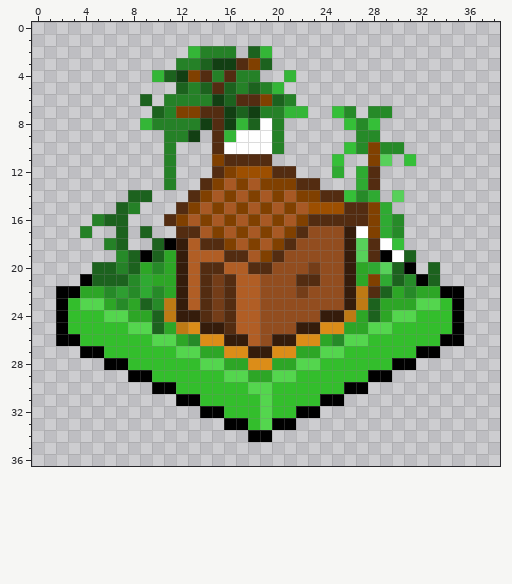
Two states of a pixel-art sprite, app/src/main/res/drawable/house_1.png. Above is the file before it was changed.
The file is 39x37 pixels. Colours within 5 levels of each other are drawn and written as one.
New version:
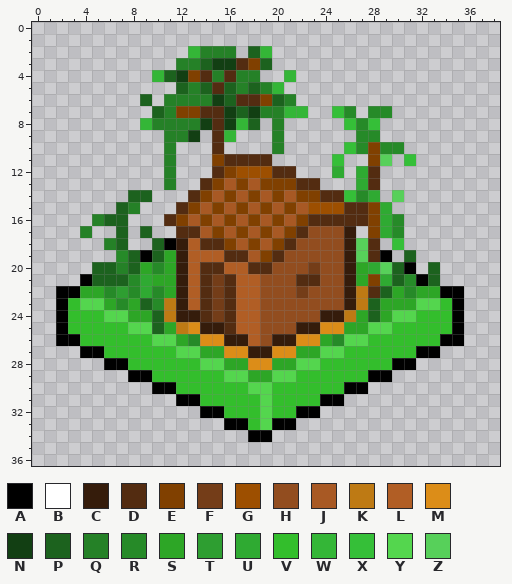
Palette (. is transparent): A #000000  B #ffffff  C #351c0b  D #532c11  E #804000  F #743d18  G #9d4f00  H #924d1f  J #a85924  K #be7a14  L #b15e25  M #dc8d18  N #123f13  P #1c621e  Q #258127  R #268a28  S #2da626  T #2e9e31  U #2faa32  V #33be2c  W #34b637  X #35bf38  Y #54d64e  Z #57d05a
Edits made:
Changed rows in their new state; - is an unchanged pixel.
first column x 16:
 8 ---.
 9 -...
10 ....
first column x 27:
17 .---
18 --.-
19 ---.
Changed places in both pictures, as pixel boxes (x1, y1, x2, y2):
erased: (224, 118, 272, 154)
erased: (356, 226, 404, 262)
